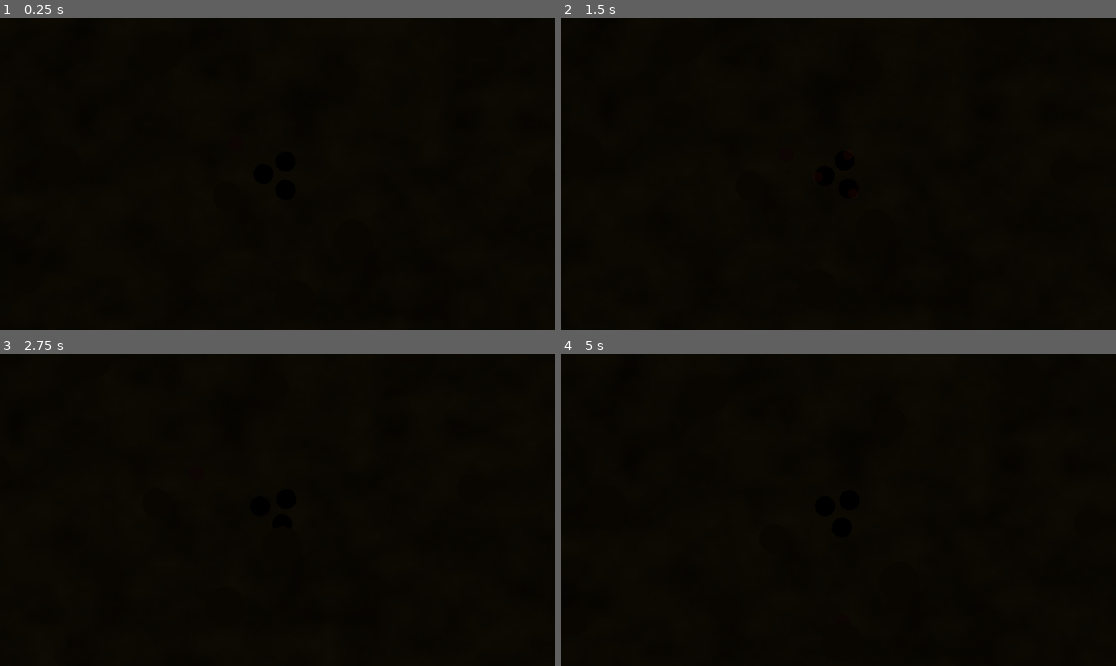
Above: before the commit, frames 1-4 (two rows, left to right).
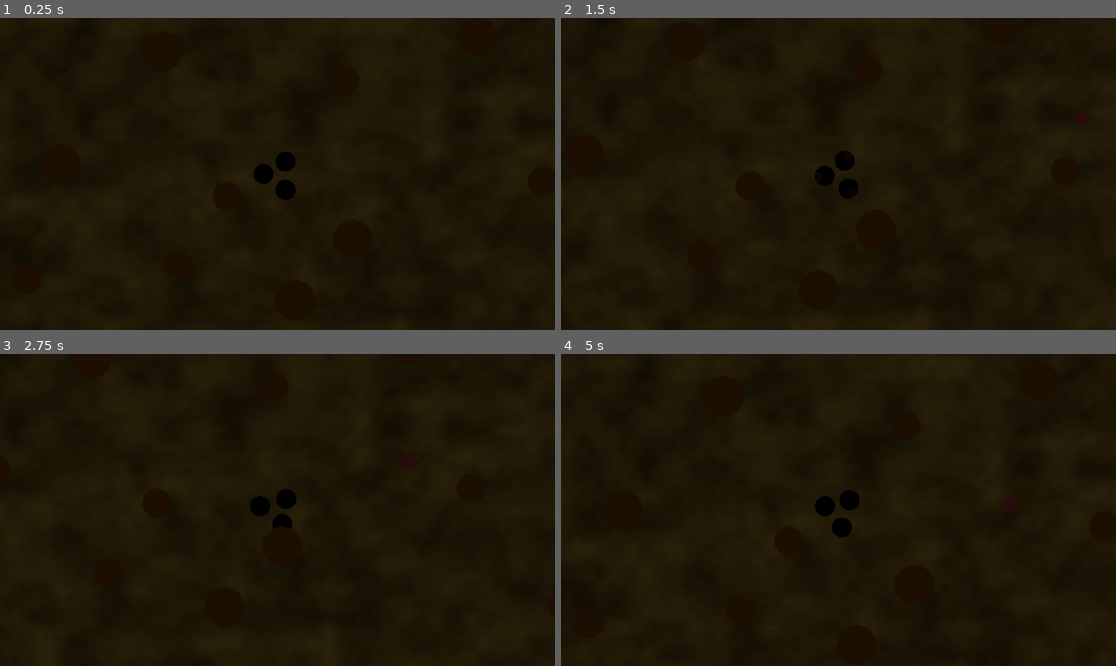
Above: after the commit, the same moments.

Repository: pawyza/darkload
Game: Godot game, scene res://world.tscn
The game is run twice, just before and just after one commit, with the same random seed, the same clock (stepped at 60 frames per second) and the same inputs.
Inputs (mouse positions are in pixels of both pictures, inside the frame that each line leads up to):
- Up to frame 1 (0.25 s): no input
- Up to frame 2 (1.5 s): tap Enter (ui_accept) at 0.5, 0.77, 1.25 s; move the mouse to (960, 158) at 0.52 s; hold D (move_right) 0.53-1.28 s; move the mouse to (727, 189) at 1.27 s; hold S (move_down) from 1.28 s (still down)
- Up to frame 3 (2.75 s): tap Enter (ui_accept) at 1.52, 2 s; move the mouse to (333, 441) at 2.02 s; release S (move_down) at 2.03 s; hold D (move_right) from 2.03 s (still down)
- Up to frame 4 (5 s): tap Enter (ui_accept) at 2.75, 3.02, 3.5, 3.77, 4.25, 4.52 s; move the mouse to (810, 572) at 2.77 s; release D (move_right) at 2.78 s; hold W (move_up) 2.78-3.53 s; move the mouse to (1005, 556) at 3.52 s; hold A (move_left) from 3.53 s (still down); move the mouse to (672, 463) at 4.27 s

The runs differ from the first frame. In frame 1, 4.7% of the frame differs, in the area x 0-100%, y 0-100%; in frame 2, 5.3%; in frame 3, 5.5%; in frame 4, 11%.

Commit message:
WIP

Diff:
--- a/enemy.gd
+++ b/enemy.gd
@@ -16,9 +16,10 @@
 	return player.position
 
 func follow_player():
+	print(position.distance_squared_to(player.position)/80)
 	if stunned:
-		velocity.x = move_toward(velocity.x, 0, 10)
-		velocity.y = move_toward(velocity.y, 0, 10)
+		velocity.x = move_toward(velocity.x, 0, 20 / (position.distance_to(player.position)/80))
+		velocity.y = move_toward(velocity.y, 0, 20 / (position.distance_to(player.position)/80))
 	else:
 		var rotated_speed = speed.rotated(position.angle_to_point(player.position))
 		velocity = rotated_speed
--- a/world.tscn
+++ b/world.tscn
@@ -22,7 +22,7 @@
 texture_filter = 1
 
 [node name="CanvasModulate" type="CanvasModulate" parent="."]
-color = Color(0.0784314, 0.0784314, 0.0784314, 1)
+color = Color(0.235294, 0.235294, 0.235294, 1)
 metadata/_edit_lock_ = true
 
 [node name="Ground" type="Sprite2D" parent="."]
@@ -36,9 +36,8 @@
 metadata/_edit_lock_ = true
 
 [node name="Enemy" parent="." node_paths=PackedStringArray("player") instance=ExtResource("2_54jkw")]
-position = Vector2(426, 222)
+position = Vector2(1793, 151)
 player = NodePath("../Player")
-metadata/_edit_lock_ = true
 
 [node name="MapBorders" type="Node2D" parent="."]
 metadata/_edit_lock_ = true
